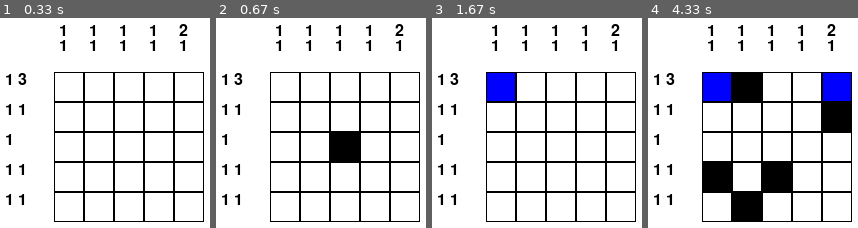
Above: before the commit, frames 1-4 (left to right).
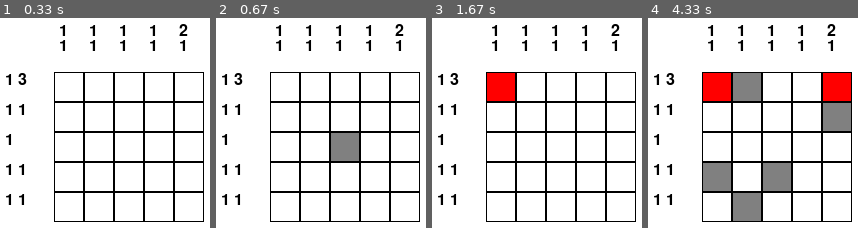
Above: after the commit, the same moments.

Repository: Rodri0819/Proyecto-Nonograma-Pygame
Game: pygame game, started from main.py
Same seed, same stepped clock (60 frames per second), same inputs: the game is played once before the commit and once after it.
Inputs (mouse positions are in pixels of both pictures, inside the frame that each line leads up to):
- Up to frame 1 (0.33 s): no input
- Up to frame 2 (0.67 s): click (339, 141) at 0.38 s
- Up to frame 3 (1.67 s): click (560, 146) at 0.72 s; click (560, 146) at 1.05 s; right-click (495, 91) at 1.38 s
- Up to frame 4 (4.33 s): click (759, 209) at 1.72 s; click (771, 173) at 2.05 s; click (736, 89) at 2.38 s; click (839, 120) at 2.72 s; click (826, 97) at 3.55 s; click (830, 78) at 3.88 s; click (711, 188) at 4.22 s

Frame 1 is identical in both runs. In frame 2, 1.8% of the frame differs, in the area x 54-69%, y 54-69%; in frame 3, 1.8%; in frame 4, 12%, in the area x 26-97%, y 26-97%.

Commit message:
Diagrama de Casos de Uso y algunos cambios estéticos

Diff:
--- a/main.py
+++ b/main.py
@@ -6,8 +6,10 @@
 
 WHITE = (255, 255, 255)
 BLACK = (0, 0, 0)
-BLUE = (0, 0, 255)
+GRAY = (128, 128, 128)
+BLUE = (90, 140, 255)
 GREEN = (0, 255, 0)
+RED = (255, 0, 0)
 
 ROWS = 5
 COLS = 5
@@ -85,9 +87,9 @@
             rect = pygame.Rect(LEFT_MARGIN + col * SQUARE_SIZE, TOP_MARGIN + row * SQUARE_SIZE, SQUARE_SIZE,
                                SQUARE_SIZE)
             if grid[row][col] == 1:
-                pygame.draw.rect(screen, BLACK, rect)
+                pygame.draw.rect(screen, GRAY, rect)
             elif grid[row][col] == -1:
-                pygame.draw.rect(screen, BLUE, rect)
+                pygame.draw.rect(screen, RED, rect)
             pygame.draw.rect(screen, BLACK, rect, 1)
 
 
Binary file added: Case_Use.png
Not shown, changed: README.md
